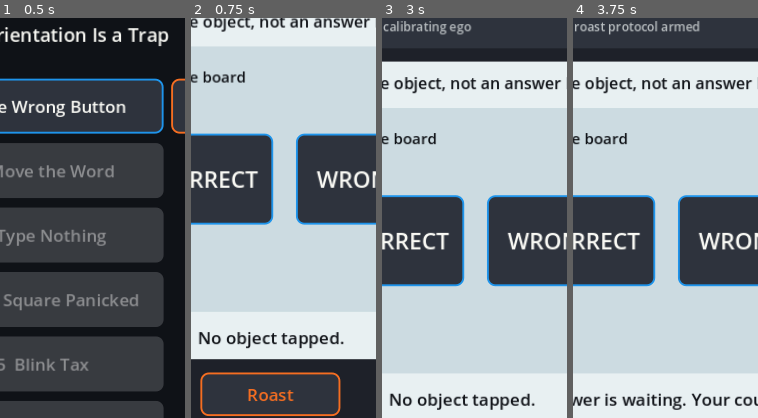
Above: before the commit, frames 1-4 (left to right).
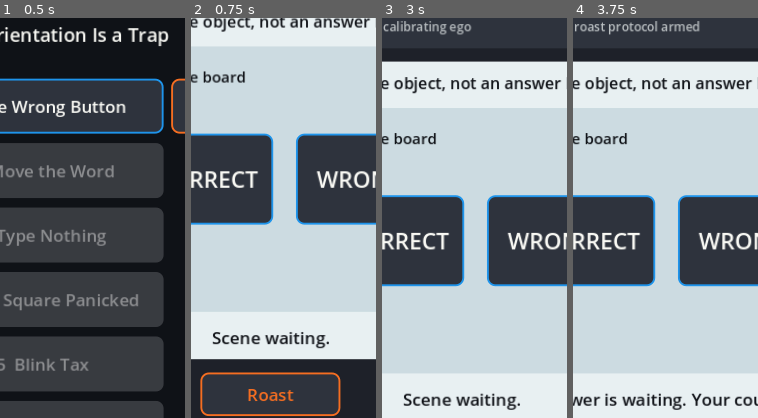
Above: after the commit, the same moments.

Repository: scwlkr/UQIQ
Game: Godot game, scene res://scenes/Main.tscn
The game is run twice, just before and just after one commit, with the same random seed, the same clock (stepped at 60 frames per second) and the same inputs.
Inputs:
- Up to frame 1 (0.5 s): no input
- Up to frame 2 (0.75 s): click "01 The Wrong Button" at 0.5 s
- Up to frame 3 (3 s): click "<" at 1.25 s; click "DUR" at 2 s; click "01 The Wrong Button | DUR'D -…" at 2.75 s
- Up to frame 4 (3.75 s): click "Roast" at 3.5 s
The pictures show only the part of the screen within x 29-79%, y 34-84%; the shares and areas given below are measured in that part.

Frame 1 is identical in both runs. In frame 2, 1.6% of the frame differs, in the area x 4-83%, y 78-83%; in frame 3, 1.6%, in the area x 4-83%, y 93-98%; in frame 4, nothing differs.

Commit message:
Use positive idle feedback

Diff:
--- a/scripts/main.gd
+++ b/scripts/main.gd
@@ -1060,7 +1060,7 @@
 
 			surface.add_child(_make_direct_tap_target(target, index))
 
-	_add_feedback(stage_box, "No object tapped.")
+	_add_feedback(stage_box, "Scene waiting.")
 
 
 func _render_drag_logic(stage_box: VBoxContainer) -> void:
@@ -1102,7 +1102,7 @@
 			playfield.add_child(zone)
 			_drag_drop_zones[str(target.get("id", ""))] = zone
 
-	_add_feedback(stage_box, "No tile moving.")
+	_add_feedback(stage_box, "Tile ready.")
 
 
 func _render_text_trap(stage_box: VBoxContainer) -> void:
@@ -1162,7 +1162,7 @@
 			if typeof(tile_data) == TYPE_DICTIONARY:
 				surface.add_child(_make_text_tile(tile_data, index))
 
-	_add_feedback(stage_box, "Slot empty.")
+	_add_feedback(stage_box, "Answer slot ready.")
 
 
 func _render_pattern_grid(stage_box: VBoxContainer) -> void:
@@ -1233,7 +1233,7 @@
 			grid.add_child(cell_button)
 			_pattern_cell_buttons[cell_id] = cell_button
 
-	_add_feedback(stage_box, "No cells marked.")
+	_add_feedback(stage_box, "Grid unmarked.")
 
 
 func _render_memory_flash(stage_box: VBoxContainer) -> void:
@@ -1298,7 +1298,7 @@
 
 	_render_memory_recall_slots(surface)
 	_render_memory_tile_bank(surface)
-	_add_feedback(stage_box, "Row empty.")
+	_add_feedback(stage_box, "Recall row ready.")
 
 
 func _render_memory_recall_slots(surface: Control) -> void:
@@ -1434,7 +1434,7 @@
 	_physics_result_label.horizontal_alignment = HORIZONTAL_ALIGNMENT_LEFT
 	surface.add_child(_physics_result_label)
 
-	_add_feedback(stage_box, "No ramp drawn.")
+	_add_feedback(stage_box, "Line ready.")
 
 
 func _render_physics_draw_choice_fallback(stage_box: VBoxContainer) -> void:
--- a/scripts/verify_issue_40_interaction_core.gd
+++ b/scripts/verify_issue_40_interaction_core.gd
@@ -55,6 +55,8 @@
 	_require(_node_named(_main, "drop_zone_truth_box") != null, "Drag Logic should render the Truth Box as a drop zone.")
 	_require(_screen_has_label_text("Loose claims"), "Drag Logic should render the playfield with in-world state copy.")
 	_require(not _screen_has_label_text("drag tiles to drop zones"), "Drag Logic should not render old instruction-like playfield copy.")
+	_require(_screen_has_label_text("Tile ready."), "Drag Logic should start with positive ready-state feedback.")
+	_require(not _screen_has_label_text("No tile moving."), "Drag Logic should not render old negative idle feedback.")
 	_require(not _has_button_prefix(_main, "Move:"), "Drag Logic should not expose Move: choice buttons as the primary interaction.")
 	_require(not _has_button_prefix(_main, "Drop on:"), "Drag Logic should not expose Drop on: choice buttons as the primary interaction.")
 
@@ -89,6 +91,8 @@
 	_require(_screen_has_label_text("Ramp sketch"), "Physics Draw should render the playfield with in-world state copy.")
 	_require(not _screen_has_label_text("Draw toward the cup"), "Physics Draw should not render old instruction-like playfield copy.")
 	_require(_screen_has_label_text("Ramp ready"), "Physics Draw should start with no selected line.")
+	_require(_screen_has_label_text("Line ready."), "Physics Draw should start with positive ready-state feedback.")
+	_require(not _screen_has_label_text("No ramp drawn."), "Physics Draw should not render old negative idle feedback.")
 
 	_draw_line_on_surface(Vector2(48, 220), Vector2(260, 110))
 	_require(str(_main.get("_physics_choice")) == "ramp_to_cup", "A rising line from ball to cup should classify as the ramp.")
--- a/scripts/verify_issue_42_pattern_grid_interaction.gd
+++ b/scripts/verify_issue_42_pattern_grid_interaction.gd
@@ -48,6 +48,8 @@
 	_main.call("_show_play_screen", level)
 	_require(_node_named(_main, "pattern_mark_grid") != null, "Pattern Grid should render a direct mark-grid container.")
 	_require(_node_named(_main, "pattern_mark_cell_r2c2") != null, "Pattern Grid should render named markable cells.")
+	_require(_screen_has_label_text("Grid unmarked."), "Pattern Grid should start with positive ready-state feedback.")
+	_require(not _screen_has_label_text("No cells marked."), "Pattern Grid should not render old negative idle feedback.")
 	_require(not _has_button_text(_main, "Submit Pattern"), "Direct Pattern Grid should not use Submit Pattern as the primary interaction.")
 
 	_press_cells(["r1c1", "r1c2", "r1c3"])
--- a/scripts/verify_issue_43_tactile_tap_logic.gd
+++ b/scripts/verify_issue_43_tactile_tap_logic.gd
@@ -54,6 +54,8 @@
 	_require(correct_pad != null, "Tap Logic should render WRONG as a direct scene target.")
 	_require(_screen_has_label_text("Evidence board"), "Direct Tap Logic should render the playfield as an in-world evidence board.")
 	_require(not _screen_has_label_text("labels are evidence"), "Direct Tap Logic should not render old instruction-like playfield copy.")
+	_require(_screen_has_label_text("Scene waiting."), "Direct Tap Logic should start with positive ready-state feedback.")
+	_require(not _screen_has_label_text("No object tapped."), "Direct Tap Logic should not render old negative idle feedback.")
 	_require(not (decoy_pad is Button), "Direct Tap Logic targets should not be Button answer choices.")
 	_require(not (correct_pad is Button), "Direct Tap Logic targets should not be Button answer choices.")
 	_require(not _has_button_text(_main, "CORRECT"), "Direct Tap Logic should not expose CORRECT as an answer-choice button.")
--- a/scripts/verify_issue_45_tactile_memory_flash.gd
+++ b/scripts/verify_issue_45_tactile_memory_flash.gd
@@ -52,6 +52,8 @@
 	_require(_node_named(_main, "memory_tile_moon") != null, "Memory Flash should render MOON as a direct tile.")
 	_require(_node_named(_main, "memory_tile_dur") != null, "Memory Flash should render DUR as a direct tile.")
 	_require_tile_label_fits("MOON")
+	_require(_screen_has_label_text("Recall row ready."), "Direct Memory Flash should start with positive ready-state feedback.")
+	_require(not _screen_has_label_text("Row empty."), "Direct Memory Flash should not render old negative idle feedback.")
 	_require(not _has_button_text(_main, "Flash"), "Direct Memory Flash should not expose Flash button.")
 	_require(not _has_button_text(_main, "Hide"), "Direct Memory Flash should not expose Hide button.")
 	_require(not _has_button_text(_main, "Submit"), "Direct Memory Flash should not expose Submit button.")
--- a/scripts/verify_issue_47_tactile_text_trap.gd
+++ b/scripts/verify_issue_47_tactile_text_trap.gd
@@ -58,6 +58,8 @@
 	_require(blank_tile != null, "Text Trap should render a blank decoy tile.")
 	_require(nothing_tile != null, "Text Trap should render the NOTHING solution tile.")
 	_require(empty_tile != null, "Text Trap should render an empty decoy tile.")
+	_require(_screen_has_label_text("Answer slot ready."), "Text Trap should start with positive ready-state feedback.")
+	_require(not _screen_has_label_text("Slot empty."), "Text Trap should not render old negative idle feedback.")
 	_require(not _has_line_edit(_main), "Direct Text Trap should not render a LineEdit.")
 	_require(not _has_button_text(_main, "Submit"), "Direct Text Trap should not expose a Submit button.")
 	_require(not (nothing_tile is Button), "Direct Text Trap word tiles should not be Button answer choices.")
Binary file changed: docs/app-store/screenshots/02_level_01_play.png
Binary file changed: docs/app-store/screenshots/03_pattern_grid.png
Binary file changed: docs/app-store/screenshots/04_memory_flash.png
Binary file changed: docs/app-store/screenshots/05_physics_draw.png
Binary file changed: docs/app-store/screenshots/07_drag_logic.png
Binary file changed: docs/app-store/screenshots/08_text_trap.png
Not shown, changed: docs/RELEASE_STATUS.md
